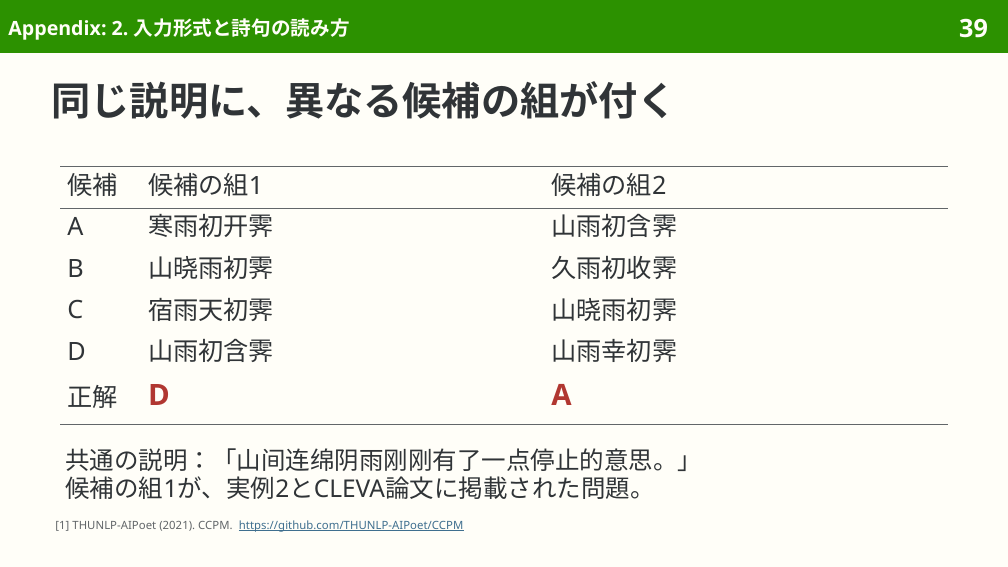
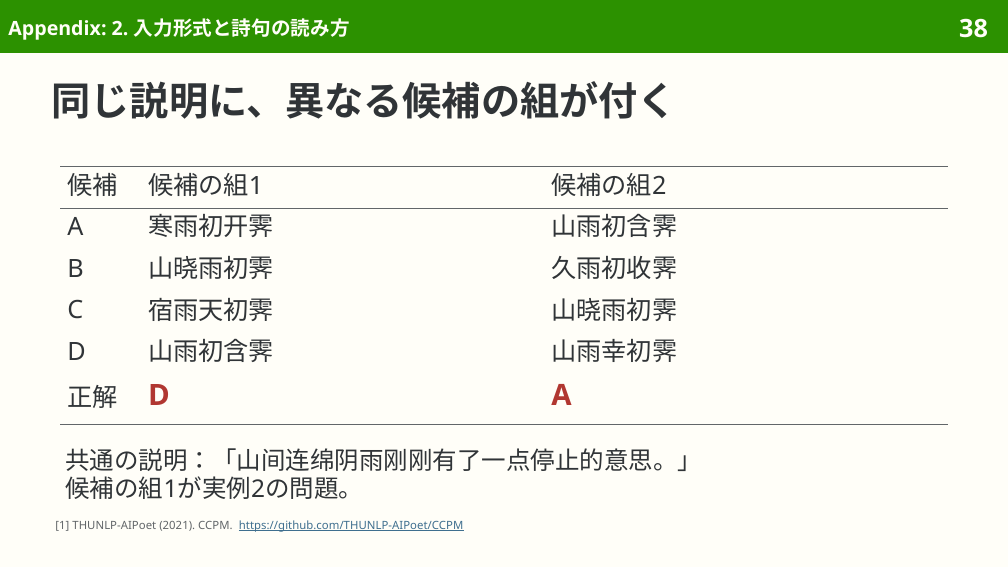
Before and after one commit to sasakiy84/datasets-in-10-minutes, a slide deck: slide 38 of slides/datasets-in-10-minutes-ccpm.pptx (slide 39 before the commit). Drawn at 1008x567 pixels with LibreOffice and Linux fonts; fonts in the diff are those of the drawing. Boxes give left, top, right and bottom in pixels: in the first picture for what was removed or moved away, otherwise in the second. Text is boxed around its words. In the diff, an @@ line names an element or a change of style, - is before the commit and + after.

```diff
--- a/slides/datasets-in-10-minutes-ccpm.pptx
+++ b/slides/datasets-in-10-minutes-ccpm.pptx
@@ page number at (x1=959, y1=18, x2=988, y2=38): text changed @@
-39
+38
@@ text at (x1=65, y1=476, x2=363, y2=499): text changed @@
-候補の組1が、実例2とCLEVA論文に掲載された問題。
+候補の組1が実例2の問題。
```
Also in this commit, not shown: 5 other slides changed, 2 slides removed, 46 other files.
